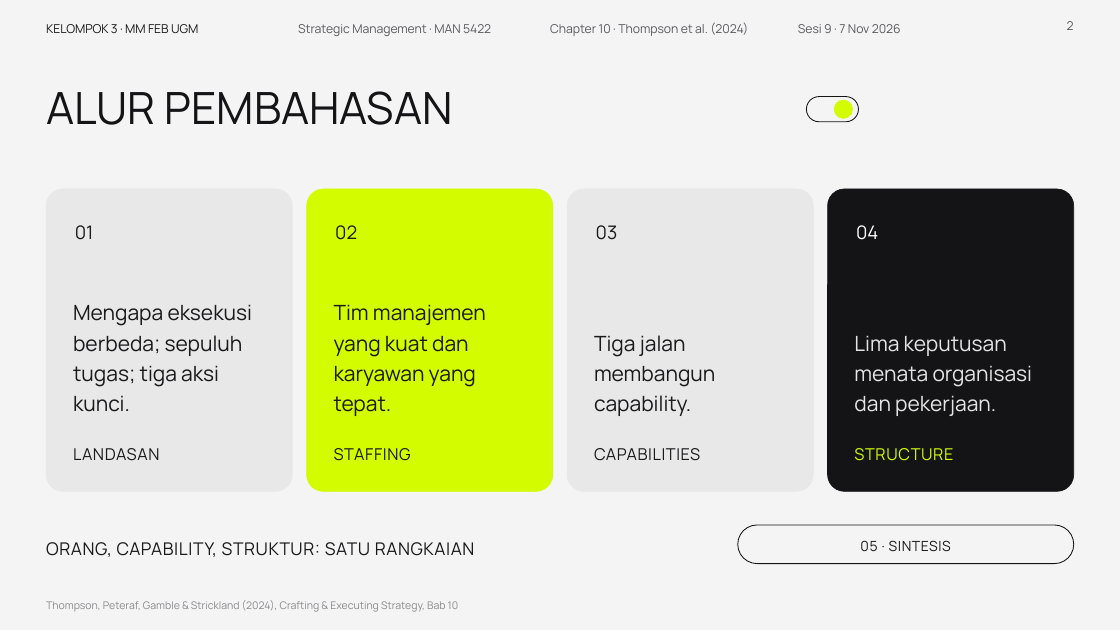
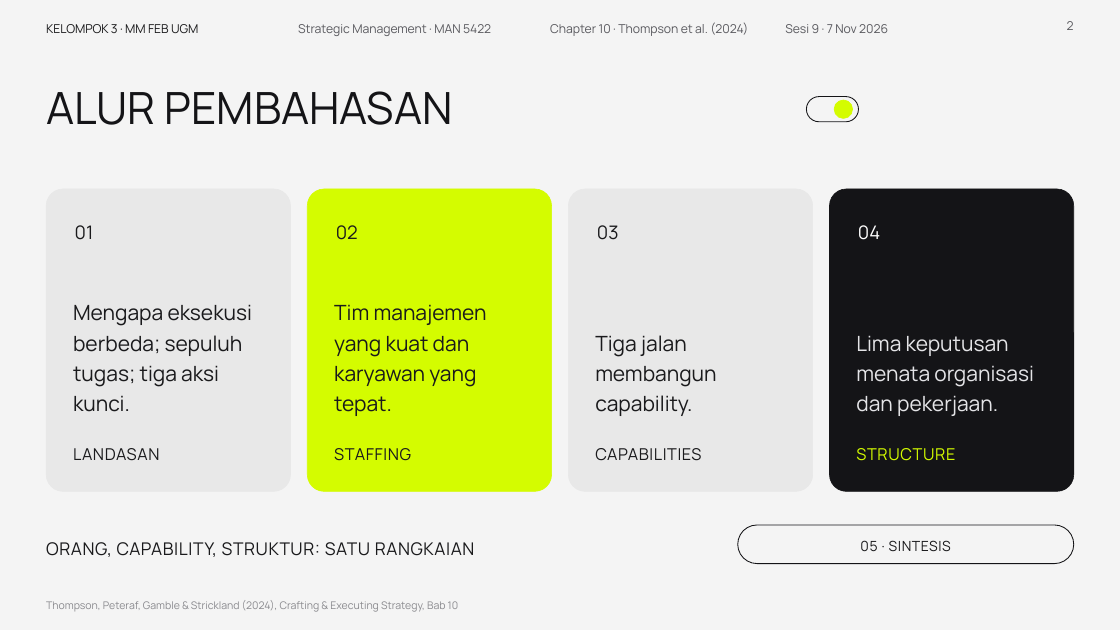
Before and after one commit to aslihabnuri/Dom-Manipulation, a slide deck: slide 2 of presentasi_ch10_kelompok3/SMJKT_Group 3_Aslih_Chapter 10 Strategy Execution.pptx. Drawn at 1120x630 pixels with LibreOffice and Linux fonts; fonts in the diff are those of the drawing; background and template pictures are left out. Boxes give left, top, right and bottom in pixels: in the first picture for what was removed or moved away, otherwise in the second. Text is boxed around its words. In the diff, an @@ line names an element or a change of style, - is before the commit and + after.

```diff
--- a/presentasi_ch10_kelompok3/SMJKT_Group 3_Aslih_Chapter 10 Strategy Execution.pptx
+++ b/presentasi_ch10_kelompok3/SMJKT_Group 3_Aslih_Chapter 10 Strategy Execution.pptx
@@ text "Sesi 9 · 7 Nov ..." moved from (x1=798, y1=24, x2=901, y2=33) to (x1=785, y1=24, x2=888, y2=33) @@
@@ proportions changed in 3 elements at (x1=308, y1=189, x2=552, y2=492), (x1=569, y1=189, x2=813, y2=492), (x1=829, y1=189, x2=1074, y2=492) @@
```
Also in this commit, not shown: 18 other slides changed, 1 other file.
